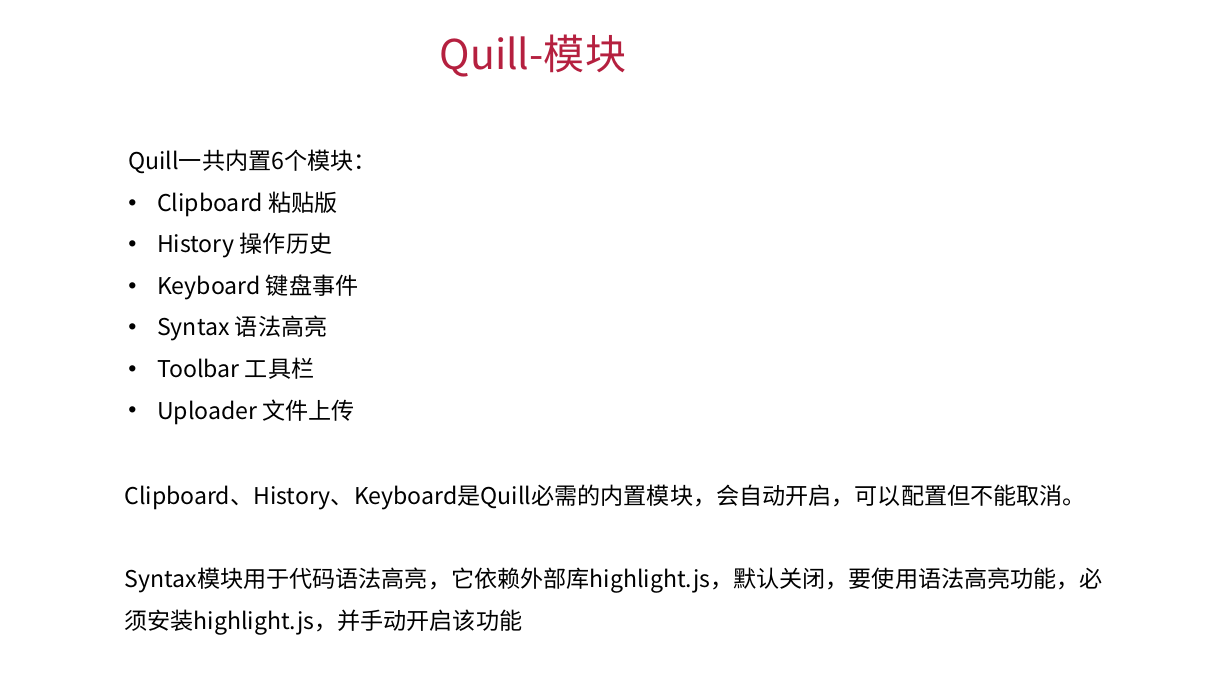
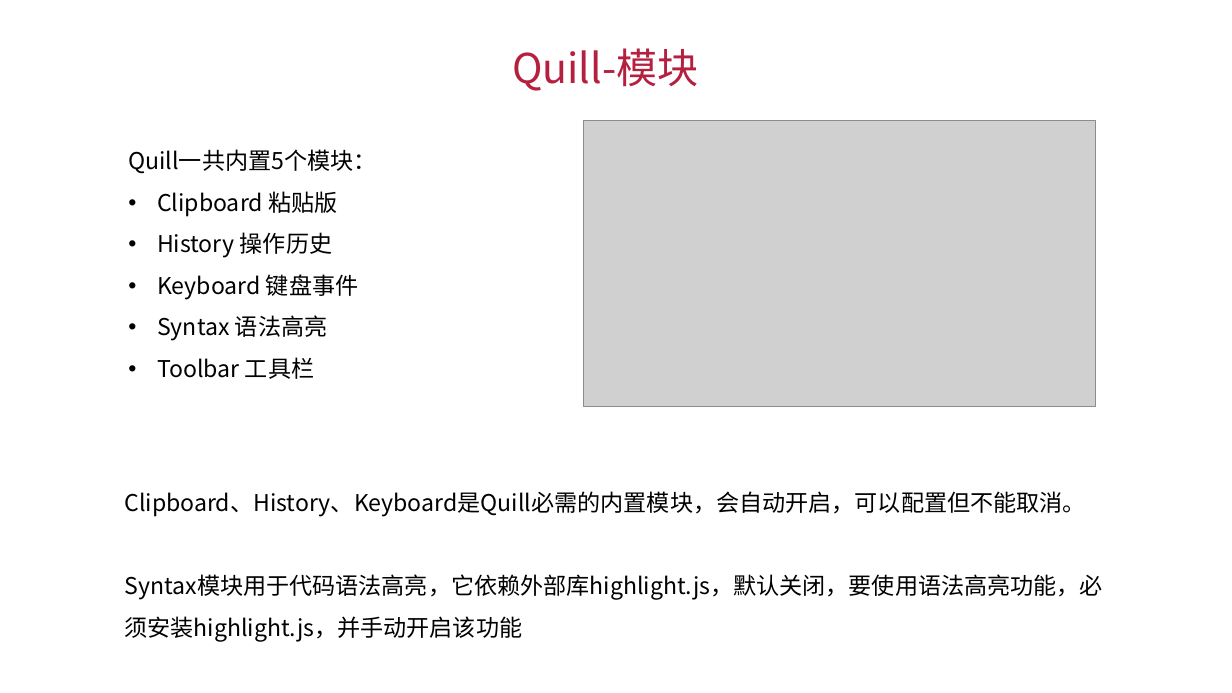
Before and after one commit to LINZJAI/editor-demo, a slide deck: slide 17 of 富文本编辑器初探(1)/富文本编辑器初探(1).pptx. Drawn at 1232x693 pixels with LibreOffice and Linux fonts; fonts in the diff are those of the drawing; grey boxes stand for pictures. Boxes give left, top, right and bottom in pixels: in the first picture for what was removed or moved away, otherwise in the second. Text is boxed around its words. In the diff, an @@ line names an element or a change of style, - is before the commit and + after.

```diff
--- a/富文本编辑器初探(1)/富文本编辑器初探(1).pptx
+++ b/富文本编辑器初探(1)/富文本编辑器初探(1).pptx
@@ text "Quill-模块" moved from (x1=440, y1=34, x2=627, y2=77) to (x1=512, y1=48, x2=699, y2=91) @@
@@ text at (x1=128, y1=149, x2=376, y2=174): text changed @@
-Quill一共内置6个模块：
+Quill一共内置5个模块：
@@ picture added at (x1=584, y1=120, x2=1096, y2=406) @@
@@ text at (x1=157, y1=399, x2=355, y2=424): paragraph removed @@
-• Uploader 文件上传
@@ text "Clipboard、History、Keyboard是Quill必需的内置模块，会自动开启，可以配置但不能取消。" moved from (x1=124, y1=484, x2=1102, y2=634) to (x1=124, y1=491, x2=1102, y2=641) @@
```
Also in this commit, not shown: 16 other slides changed, 1 slide added, 2 other files.
